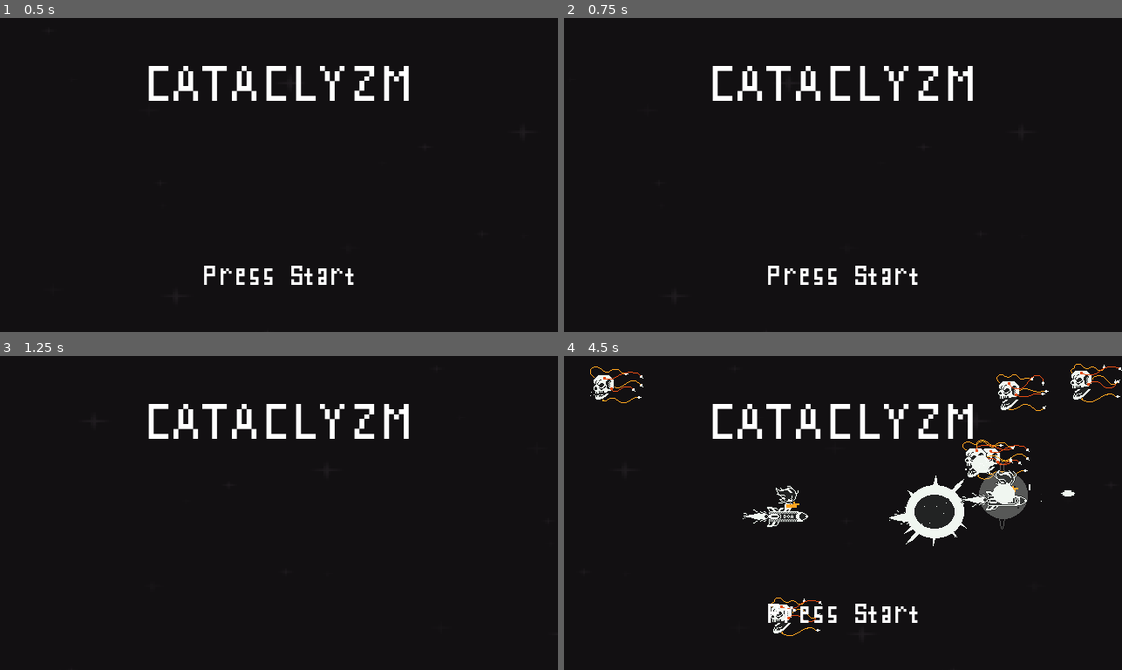
Above: before the commit, frames 1-4 (two rows, left to right).
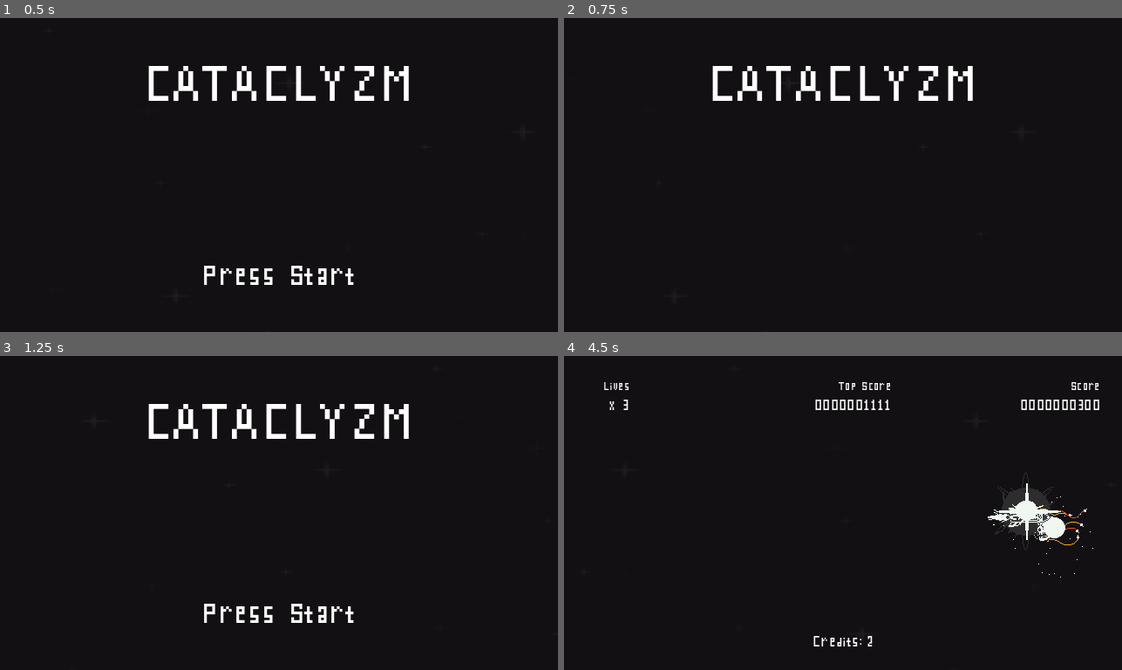
Above: after the commit, the same moments.

Repository: rnakkas/GodotSandbox
Game: Godot game, scene res://ShmupSandbox/Main/Scenes/main.tscn
The game is run twice, just before and just after one commit, with the same random seed, the same clock (stepped at 60 frames per second) and the same inputs.
Inputs (mouse positions are in pixels of both pictures, inside the frame that each line leads up to):
- Up to frame 1 (0.5 s): no input
- Up to frame 2 (0.75 s): tap Enter (ui_accept) at 0.5 s; move the mouse to (965, 159) at 0.52 s; hold D (move_right) from 0.53 s (still down); hold Space (shoot) from 0.53 s (still down)
- Up to frame 3 (1.25 s): keep holding D (move_right); keep holding Space (shoot); tap Enter (ui_accept) at 0.77 s
- Up to frame 4 (4.5 s): tap Enter (ui_accept) at 1.25, 1.52, 3.5 s; move the mouse to (731, 528) at 1.27 s; release D (move_right) at 1.28 s; release Space (shoot) at 1.28 s; hold S (move_down) 1.28-2 s; tap Space (shoot) at 1.35, 4.35 s; click "PLAY" at 2 s; click (1066, 491) at 2.75 s, where only the run before the commit has a clickable "PLAY"; move the mouse to (898, 443) at 3.52 s; hold D (move_right) 3.53-4.28 s; hold Space (shoot) 3.53-4.28 s; move the mouse to (815, 575) at 4.27 s; hold W (move_up) from 4.28 s (still down)

Frame 1 is identical in both runs. In frame 2, 0.6% of the frame differs, in the area x 36-64%, y 78-85%; in frame 3, 0.6%; in frame 4, 8.3%, in the area x 4-100%, y 2-93%.

Commit message:
Start screen bug fix: Locking input for 0.7 seconds when start sceen is first displayed to prevent weird ui bug

Diff:
--- a/ShmupSandbox/UI/Scripts/start_screen.gd
+++ b/ShmupSandbox/UI/Scripts/start_screen.gd
@@ -12,11 +12,10 @@
 
 # Called when the node enters the scene tree for the first time.
 func _ready() -> void:
+	_set_blink_timer_properties(idle_blink_time)
+	blink_timer.start()
 	await get_tree().create_timer(0.7).timeout
 	input_enabled = true
-
-	_set_blink_timer_properties(idle_blink_time)
-	blink_timer.start()
 
 func _set_blink_timer_properties(blink_time : float) -> void:
 	blink_timer.wait_time = blink_time
@@ -28,7 +27,8 @@
 	if event is InputEventMouseMotion:
 		return
 
-	if event.is_pressed():
+	if event.is_pressed() && input_enabled:
+		input_enabled = false
 		_set_blink_timer_properties(pressed_blink_time)
 		await get_tree().create_timer(1.0).timeout
 		start_pressed.emit()
